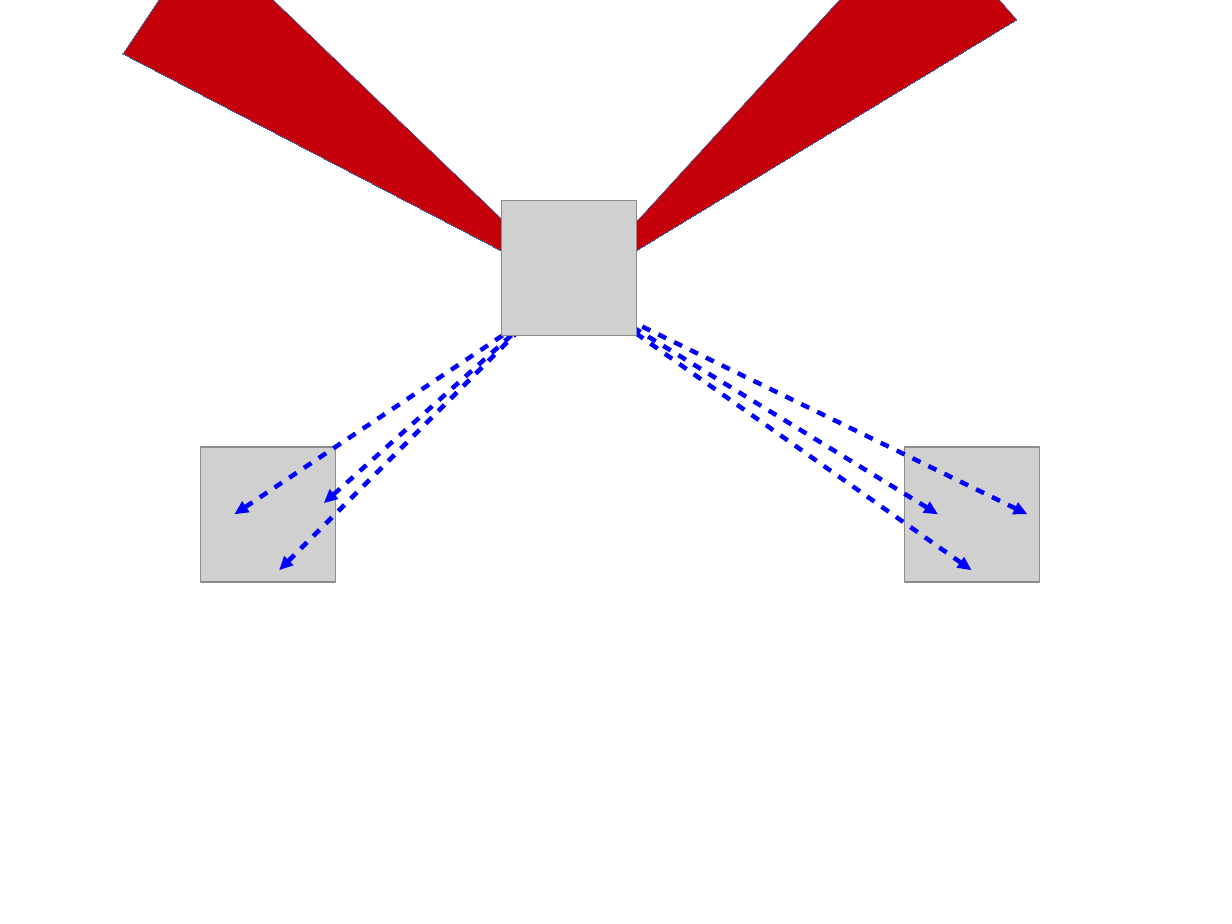
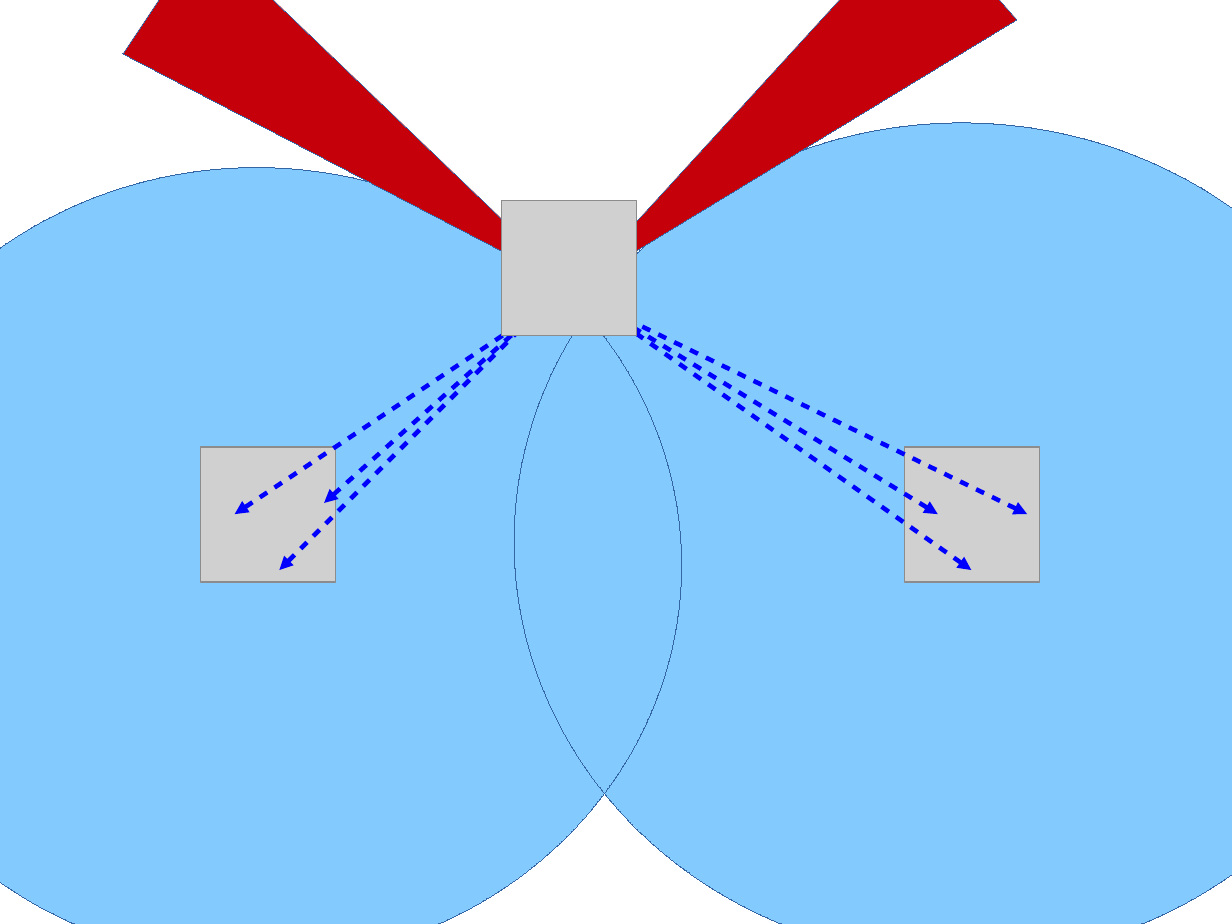
Before and after one commit to xtorrentgorjon/SNE-RP1, a slide deck: slide 1 of Report/images/attack4.odp. Drawn at 1232x924 pixels with LibreOffice and Linux fonts; fonts in the diff are those of the drawing; grey boxes stand for pictures. Boxes give left, top, right and bottom in pixels: in the first picture for what was removed or moved away, otherwise in the second. Text is boxed around its words. In the diff, an @@ line names an element or a change of style, - is before the commit and + after.

```diff
--- a/Report/images/attack4.odp
+++ b/Report/images/attack4.odp
@@ ellipse added at box(514, 123, 1232, 924), fill #83CAFF, outline #3465A4 0 pt @@
@@ ellipse added at box(514, 123, 1232, 924), outline #3465A4 0 pt @@
@@ ellipse added at box(0, 168, 682, 924), fill #83CAFF, outline #3465A4 0 pt @@
```
Also in this commit, not shown: 7 other files.
